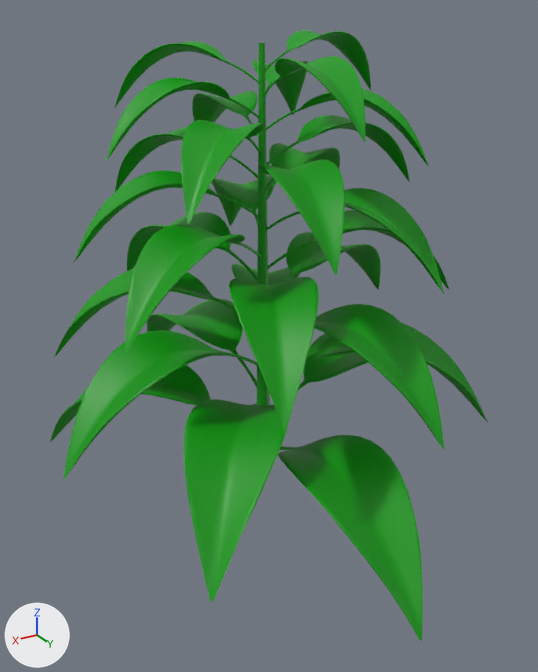
The FBX model Assets/Models/Plant.fbx as it was, and as the next commit left it.
One viewpoint serves both versions: a 50 mm camera at (0.612, 1.041, 0.756) aimed at (0.011, 0.039, 0.255). The axes (+X, +Y, +Z) are drawn at lower left. The lights are the same throughout.

The first picture shows 'Plant'.
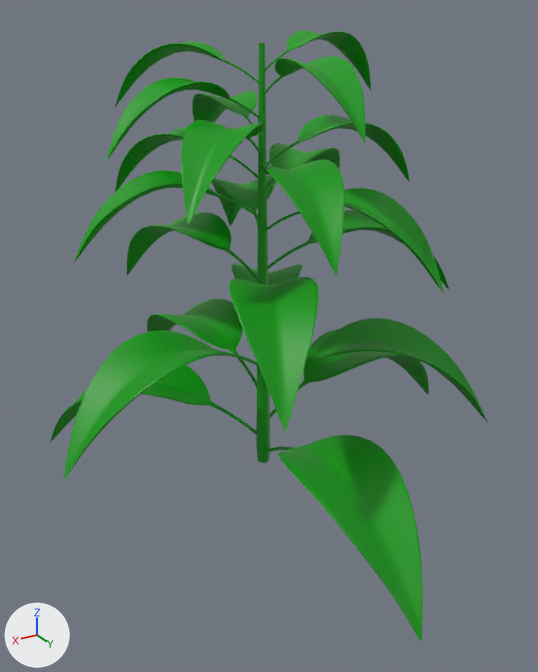
The newer file is also rescaled (x0.598) as a whole; pictures and numbers use the older file's frame.

Changed parts and their boxes [x1, y1, x2, y2] in the pictures (538 x 672 px):
part 1 of me_cylinder_002, deleted (green)
    before: [54, 60, 445, 603]

The change, as a list of edits to the scene's bpy script:
```text
Change me_cylinder_002:
    used by ob_plant; location = (0.0, 0.0, 0.0)
    remove me_cylinder_002.from_pydata(...)  # 15036 vertices, 14946 faces; spans x -0.434..0.391, y -0.413..0.455, z -0.073..0.734
    add me_cylinder_002.from_pydata(...)  # 11550 vertices, 11474 faces; spans x -0.434..0.391, y -0.413..0.455, z -0.073..0.734
    me_cylinder_002 part 1: 7 loose pieces with 3486 vertices, spanning x -0.346..0.323, y -0.186..0.368, z 0.024..0.687, are deleted
```
